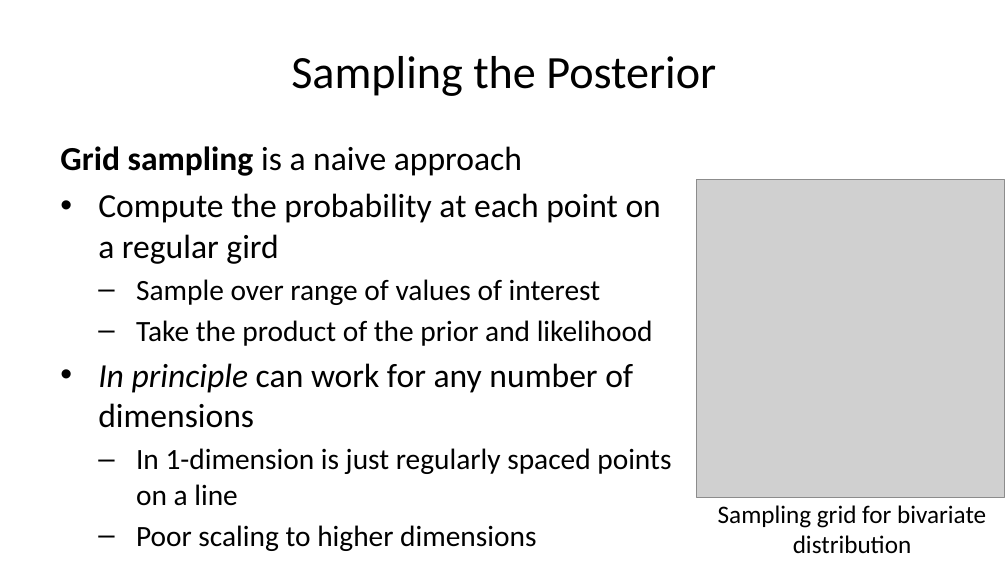
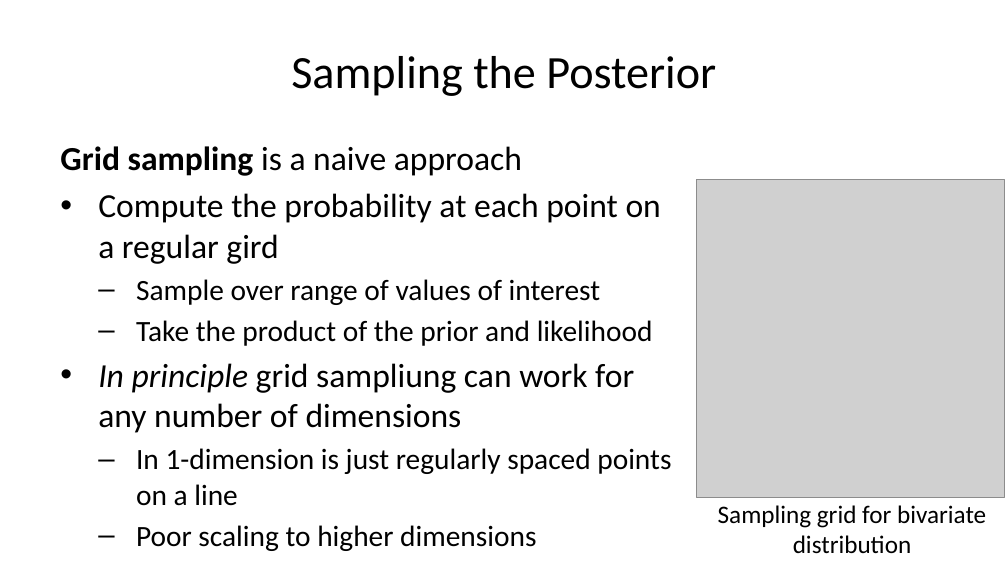
Before and after one commit to StephenElston/CSCI-E-83, a slide deck: slide 38 of LectureSlides/07_IntroductionToBayesModels.pptx. Drawn at 1008x567 pixels with LibreOffice and Linux fonts; fonts in the diff are those of the drawing; grey boxes stand for pictures. Boxes give left, top, right and bottom in pixels: in the first picture for what was removed or moved away, otherwise in the second. Text is boxed around its words. In the diff, an @@ line names an element or a change of style, - is before the commit and + after.

```diff
--- a/LectureSlides/07_IntroductionToBayesModels.pptx
+++ b/LectureSlides/07_IntroductionToBayesModels.pptx
@@ text at [98, 363, 634, 433]: text changed @@
-• In principle can work for any number of dimensions
+• In principle grid sampliung can work for any number of dimensions
```
Also in this commit, not shown: 13 other slides changed.
